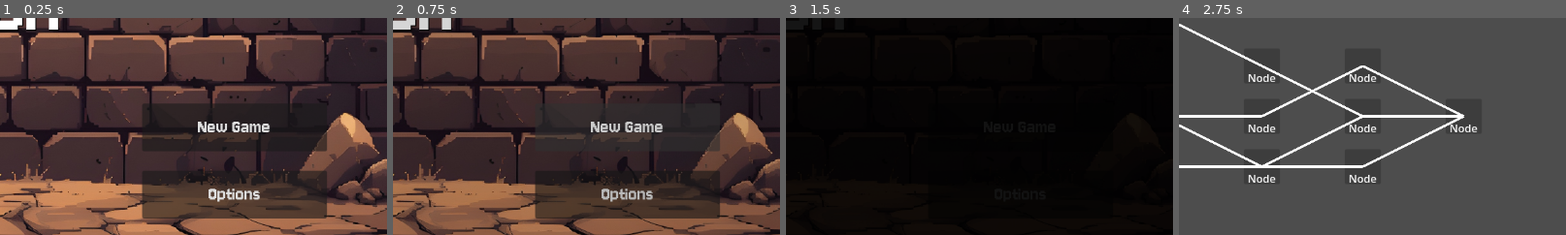
Above: before the commit, frames 1-4 (left to right).
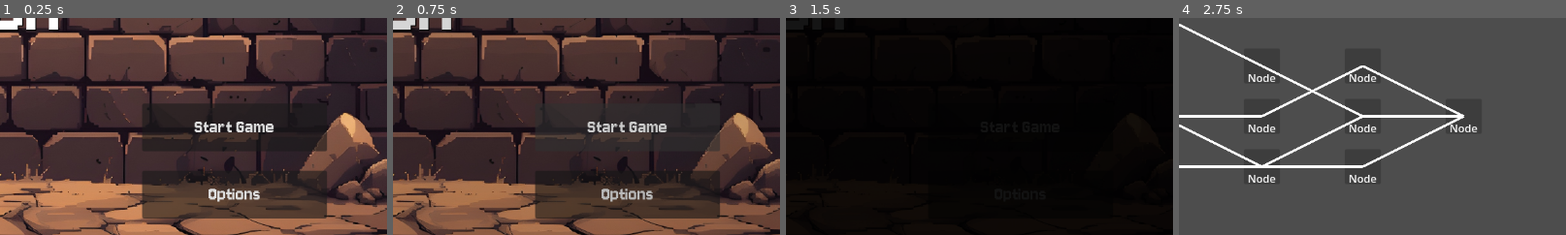
Above: after the commit, the same moments.

Repository: Neon-Bunny/SkeleDungeon
Game: Godot game, scene res://Scenes/MainMenu.tscn
The game is run twice, just before and just after one commit, with the same random seed, the same clock (stepped at 60 frames per second) and the same inputs.
Inputs (mouse positions are % of the whole screen's width and height, from its top left):
- Up to frame 1 (0.25 s): no input
- Up to frame 2 (0.75 s): click "New Game" (after the commit: "Start Game") at 0.5 s
- Up to frame 3 (1.5 s): click "New Game" (after the commit: "Start Game") at 1.25 s
- Up to frame 4 (2.75 s): click (9, 54) at 2 s
The pictures show only the part of the screen within x 50-100%, y 31-81%; the shares and areas given below are measured in that part.

The runs differ from the first frame. In frame 1, 0.6% of the frame differs, in the area x 50-71%, y 47-53%; in frame 2, 0.6%; in frame 3, less than 0.1%; in frame 4, nothing differs.

Commit message:
Working on map

Diff:
--- a/Scenes/MainMenu.tscn
+++ b/Scenes/MainMenu.tscn
@@ -27,7 +27,7 @@
 offset_bottom = 402.0
 theme_override_fonts/font = ExtResource("2_853f1")
 theme_override_font_sizes/font_size = 30
-text = "New Game"
+text = "Start Game"
 
 [node name="Options" type="Button" parent="ButtonManager" unique_id=419464712]
 layout_mode = 0
--- a/Scripts/game_map.gd
+++ b/Scripts/game_map.gd
@@ -8,20 +8,19 @@
 var spacing_x = 150
 var spacing_y = 75
 
-var map_nodes = []
-
 func _ready():
-	generate_nodes()
-	assign_start_and_boss()
-	generate_paths()
-	cleanup_nodes()
+	if GameState.map_nodes.is_empty():
+		generate_nodes()
+		assign_start_and_boss()
+		generate_paths()
+		cleanup_nodes()
 
 func assign_start_and_boss():
 
 	var middle_row = rows / 2
 
-	var start = map_nodes[middle_row][0]
-	var boss = map_nodes[middle_row][columns - 1]
+	var start = GameState.map_nodes[middle_row][0]
+	var boss = GameState.map_nodes[middle_row][columns - 1]
 
 	start.node_type = "Start"
 	boss.node_type = "Boss"
@@ -31,7 +30,7 @@
 	boss.connected = true
 
 	for i in range(0, rows - 1):
-		var node = map_nodes[i][columns - 1]
+		var node = GameState.map_nodes[i][columns - 1]
 		if node.node_type != "Boss":
 			node.queue_free()
 
@@ -48,7 +47,7 @@
 
 			row_nodes.append(node)
 
-		map_nodes.append(row_nodes)
+		GameState.map_nodes.append(row_nodes)
 
 func generate_paths():
 	var path_count = 4
@@ -57,16 +56,16 @@
 	for i in range(path_count):
 		var y = middle_row
 		for x in range(columns - 2):
-			var current = map_nodes[y][x]
+			var current = GameState.map_nodes[y][x]
 			var shift = randi_range(-1, 1)
 			var next_y = clamp(y + shift, 0, rows - 1)
-			var next = map_nodes[next_y][x + 1]
+			var next = GameState.map_nodes[next_y][x + 1]
 			connect_nodes(current, next)
 			y = next_y
 
-		var boss = map_nodes[middle_row][columns - 1]
+		var boss = GameState.map_nodes[middle_row][columns - 1]
 		for j in range(rows):
-			var node_a = map_nodes[j][columns - 2]
+			var node_a = GameState.map_nodes[j][columns - 2]
 			if node_a.connected == true:
 				connect_nodes(node_a, boss)
 
@@ -82,7 +81,209 @@
 	$Connections.add_child(line)
 
 func cleanup_nodes():
-	for row in map_nodes:
+	for row in GameState.map_nodes:
 		for node in row:
 			if !node.connected:
 				node.hide()
+#
+########
+#const map_node = preload("res://Scenes/map_node.tscn")
+#
+#var rows = 4
+#var columns = 7
+#
+#var spacing_x = 150
+#var spacing_y = 75
+#
+#func _ready():
+#	if len(GameState.map_nodes) == 0:
+#		generate_nodes()
+#		assign_start_and_boss()
+#		generate_paths()
+#		cleanup_nodes()
+#
+#func assign_start_and_boss():
+#
+#	var middle_row = rows / 2
+#
+#	var start = GameState.map_nodes[middle_row][0]
+#	var boss = GameState.map_nodes[middle_row][columns - 1]
+#
+#	start.node_type = "Start"
+#	boss.node_type = "Boss"
+#
+#	start.connected = true
+#	start.unlock()
+#	boss.connected = true
+#
+#	for i in range(0, rows - 1):
+#		var node = GameState.map_nodes[i][columns - 1]
+#		if node.node_type != "Boss":
+#			node.queue_free()
+#
+#func generate_nodes():
+#	for y in range(rows):
+#		var row_nodes = []
+#		for x in range (columns):
+#			var node = map_node.instantiate()
+#			$Nodes.add_child(node)
+#			node.position = Vector2(
+#				x * spacing_x + 100,
+#				y * spacing_y + 200
+#			)
+#
+#			row_nodes.append(node)
+#
+#		GameState.map_nodes.append(row_nodes)
+#
+#func generate_paths():
+#	var path_count = 4
+#	var middle_row = rows / 2
+#
+#	for i in range(path_count):
+#		var y = middle_row
+#		for x in range(columns - 2):
+#			var current = GameState.map_nodes[y][x]
+#			var shift = randi_range(-1, 1)
+#			var next_y = clamp(y + shift, 0, rows - 1)
+#			var next = GameState.map_nodes[next_y][x + 1]
+#			connect_nodes(current, next)
+#			y = next_y
+#
+#		var boss = GameState.map_nodes[middle_row][columns - 1]
+#		for j in range(rows):
+#			var node_a = GameState.map_nodes[j][columns - 2]
+#			if node_a.connected == true:
+#				connect_nodes(node_a, boss)
+#
+#func connect_nodes(a, b):
+#	a.connected = true
+#	b.connected = true
+#	a.next_nodes.append(b)
+#
+#	var line = Line2D.new()
+#	line.width = 4
+#	line.add_point(a.position)
+#	line.add_point(b.position)
+#	$Connections.add_child(line)
+#
+#func cleanup_nodes():
+#	for row in GameState.map_nodes:
+#		for node in row:
+#			if !node.connected:
+#				node.hide()
+#The fundamental problem is that you are storing Node instances in your GameState. When you change scenes, Godot marks those nodes as "orphaned" or destroyed because they were part of the previous scene's tree. Even if they stay in your array, they lose their visual representation and their next_nodes references might break.
+#To fix this while keeping your current logic, you should store data objects (Dictionaries or Resources) instead of the scene instances.
+#Here is the refactored script. I’ve updated it to generate a "Blueprint" first, then draw it:
+#gdscript
+#extends Node2D
+#
+#const map_node_scene = preload("res://Scenes/map_node.tscn")
+#
+#var rows = 4
+#var columns = 7
+#var spacing_x = 150
+#var spacing_y = 75
+#
+#func _ready():
+#	# If map_data is empty, generate the "blueprint" first
+#	if GameState.map_data.is_empty():
+#		generate_map_blueprint()
+#		assign_logic()
+#		generate_paths_logic()
+#
+#	# Every time we enter the scene, we draw based on that blueprint
+#	render_map()
+#
+## 1. CREATE DATA (Run once)
+#func generate_map_blueprint():
+#	for y in range(rows):
+#		var row_data = []
+#		for x in range(columns):
+#			row_data.append({
+#				"pos": Vector2(x * spacing_x + 100, y * spacing_y + 200),
+#				"type": "Normal",
+#				"connected": false,
+#				"unlocked": false,
+#				"next_coords": [] # Stores Vector2i(row, col)
+#			})
+#		GameState.map_data.append(row_data)
+#
+## 2. ASSIGN TYPES (Run once)
+#func assign_logic():
+#	var middle = rows / 2
+#	var start = GameState.map_data[middle][0]
+#	var boss = GameState.map_data[middle][columns - 1]
+#
+#	start.type = "Start"
+#	start.connected = true
+#	start.unlocked = true
+#	boss.type = "Boss"
+#	boss.connected = true
+#
+## 3. CALCULATE PATHS (Run once - Logic only)
+#func generate_paths_logic():
+#	var path_count = 4
+#	var middle_row = rows / 2
+#
+#	for i in range(path_count):
+#		var y = middle_row
+#		for x in range(columns - 2):
+#			var shift = randi_range(-1, 1)
+#			var next_y = clamp(y + shift, 0, rows - 1)
+#
+#			connect_data_nodes(y, x, next_y, x + 1)
+#			y = next_y
+#
+#		# Connect to boss
+#		for j in range(rows):
+#			if GameState.map_data[j][columns - 2].connected:
+#				connect_data_nodes(j, columns - 2, middle_row, columns - 1)
+#
+#func connect_data_nodes(y1, x1, y2, x2):
+#	var a = GameState.map_data[y1][x1]
+#	var b = GameState.map_data[y2][x2]
+#	a.connected = true
+#	b.connected = true
+#	# Store the coordinate so we can find it again later
+#	var target_coord = Vector2i(y2, x2)
+#	if not target_coord in a.next_coords:
+#		a.next_coords.append(target_coord)
+#
+## 4. DRAW EVERYTHING (Run every time you return to map)
+#func render_map():
+#	# Draw Lines first
+#	for y in range(rows):
+#		for x in range(columns):
+#			var data = GameState.map_data[y][x]
+#			for coord in data.next_coords:
+#				var target = GameState.map_data[coord.x][coord.y]
+#				create_line(data.pos, target.pos)
+#
+#	# Draw Nodes
+#	for y in range(rows):
+#		for x in range(columns):
+#			var data = GameState.map_data[y][x]
+#			if not data.connected: continue
+#
+#			var node = map_node_scene.instantiate()
+#			$Nodes.add_child(node)
+#			node.position = data.pos
+#			# Give the node its data (so it knows if it's a boss, etc.)
+#			if node.has_method("setup"):
+#				node.setup(data)
+#
+#func create_line(pos_a, pos_b):
+#	var line = Line2D.new()
+#	line.width = 4
+#	line.add_point(pos_a)
+#	line.add_point(pos_b)
+#	line.z_index = -1 # Keep lines behind nodes
+#	$Connections.add_child(line)
+#Use code with caution.
+#
+#Why this works for you:
+#Persistence: Your GameState.map_data is now just a bunch of numbers and strings. Godot won't delete these when you switch scenes.
+#Next Levels: When a player finishes a level, you can set GameState.map_data[y][x].unlocked = true. When they return to the map, render_map() runs, sees that value, and colors the node appropriately.
+#Cleanliness: Your logic (random path generation) is separated from your visuals (instantiating scenes).
+#Note on GameState: Change var map_nodes = [] to var map_data = [] in your Autoload script to match this logic!
--- /dev/null
+++ b/Scripts/game_state.gd
@@ -0,0 +1,6 @@
+extends Node
+
+##GAME MAP##
+
+var map_nodes = []
+var map_node_connections = []
--- a/project.godot
+++ b/project.godot
@@ -18,6 +18,7 @@
 [autoload]
 
 MusicManager="*uid://bltiblal2wo7e"
+GameState="*uid://ch6cjypvhhr46"
 
 [physics]
 
Not shown, added: Scripts/game_state.gd.uid
